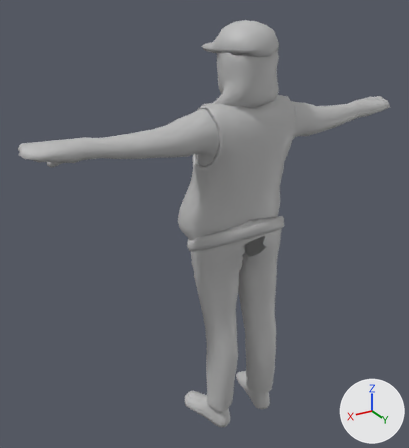
Before and after pictures for a commit that changed the FBX model Assets/Characters/Redneck/SK_Redneck.fbx.
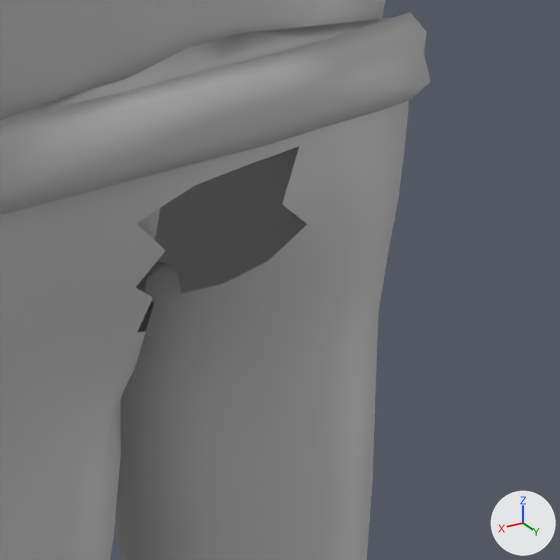
Each version is shown whole from a 50 mm camera at (0.01258, 0.01811, 0.0192) aimed at (0.00089, -0.00137, 0.00945), then close up on the part from 54% to 74% of the width and 48% to 66% of the height. Arrows for +X, +Y and +Z are at lower right; the lights stay in place. Where no turn or scale is listed for an object, it has been applied to the vertices.

Names of what the first close-up shows: 'Redneck'.
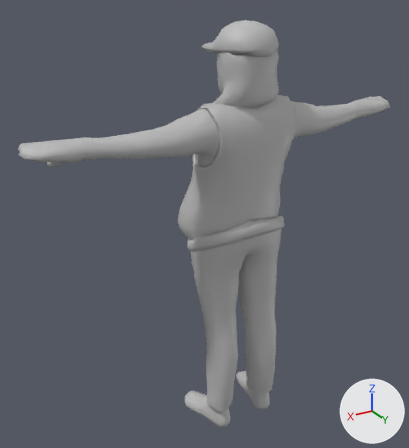
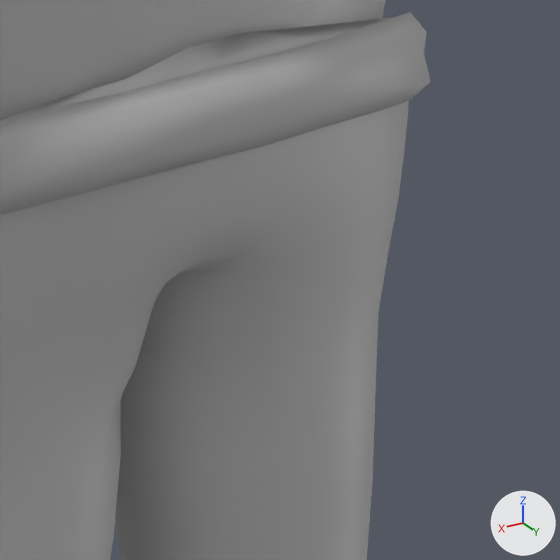
Boxes (x1, y1, x2, y2) around the edits, measured in the close-ups (560 x 560 px):
part 1 of me_mesh, built on: (101, 113, 381, 452) in both

Patch to the scene script:
```diff
--- a/Assets/Characters/Redneck/SK_Redneck.fbx.py
+++ b/Assets/Characters/Redneck/SK_Redneck.fbx.py
@@ me_mesh @@
 # used by ob_redneck; location = (0.0, 0.0, 0.0)
-me_mesh.from_pydata(...)  # 3345 vertices, 3195 faces; spans x -0.0086..0.0086, y -0.0025..0.0014, z 0.0..0.0179
+me_mesh.from_pydata(...)  # 3355 vertices, 3214 faces; spans x -0.0086..0.0086, y -0.0025..0.0014, z 0.0..0.0179
+# me_mesh part 1
+# 2 vertices are removed from x -0.0004..0.0005, y 0.0012, z 0.0091..0.0092
+# 2 faces are deleted
+# 4 vertices in x -0.0009..-0.0005, y 0.0008..0.0012, z 0.0078..0.0096 move by (0.0, 0.0, -0.0001)
+# 12 vertices are added at x -0.0003..0.0005, y 0.0008..0.0012, z 0.0086..0.0092
+# 21 new faces join them
 me_mesh.materials.append(mat_m_redneck)
```
